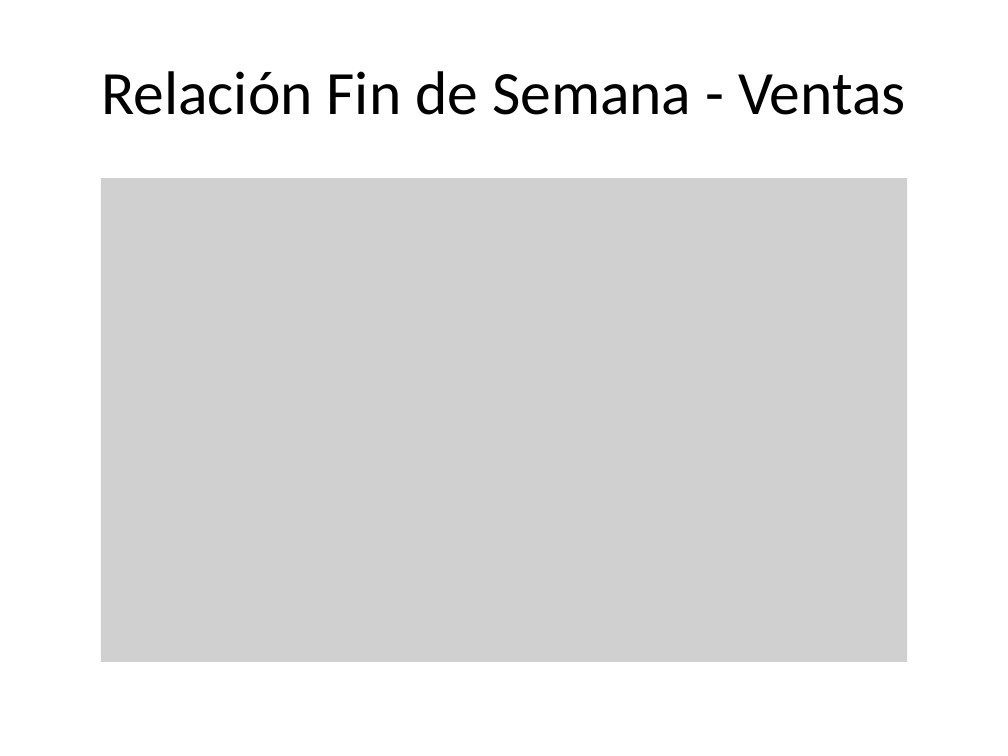
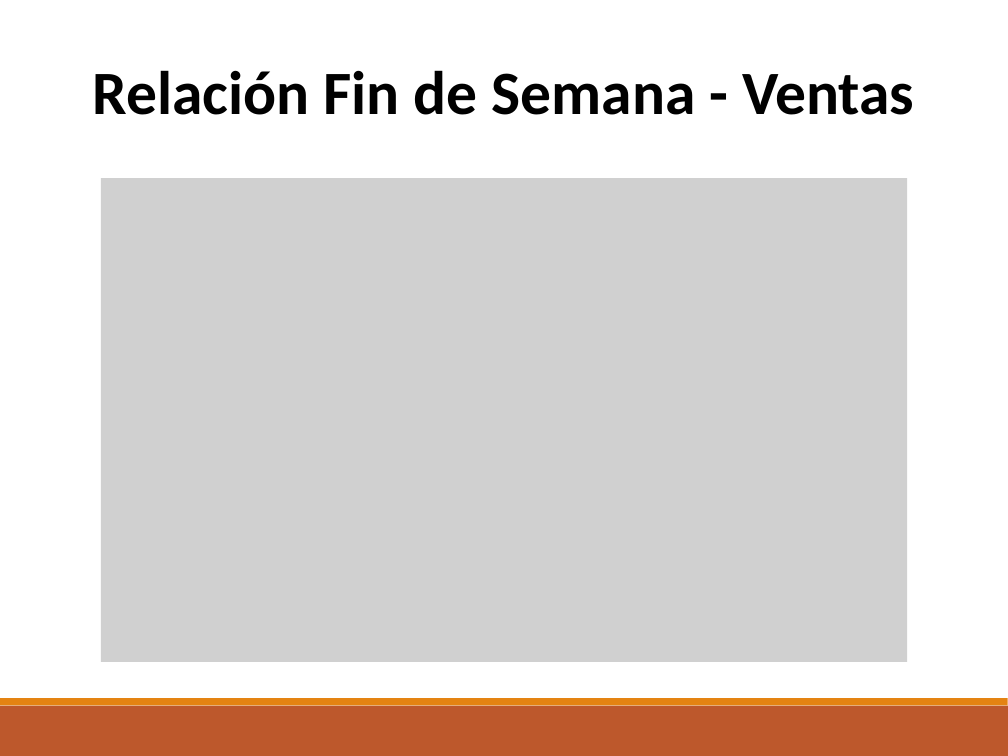
Before and after one commit to SalomeCadavid/proyecto-redes-neuronales, a slide deck: slide 5 of docs/presentaciones/equipo1.pptx. Drawn at 1008x756 pixels with LibreOffice and Linux fonts; fonts in the diff are those of the drawing; grey boxes stand for pictures. Boxes give left, top, right and bottom in pixels: in the first picture for what was removed or moved away, otherwise in the second. Text is boxed around its words. In the diff, an @@ line names an element or a change of style, - is before the commit and + after.

```diff
--- a/docs/presentaciones/equipo1.pptx
+++ b/docs/presentaciones/equipo1.pptx
@@ text "Relación Fin de Semana - ..." at (93,70,914,115): bold on @@
@@ rectangle added at (0,706,1007,756), fill #BD582C @@
@@ rectangle added at (0,698,1007,705), fill #E48312 @@
```
Also in this commit, not shown: 6 other slides changed.
